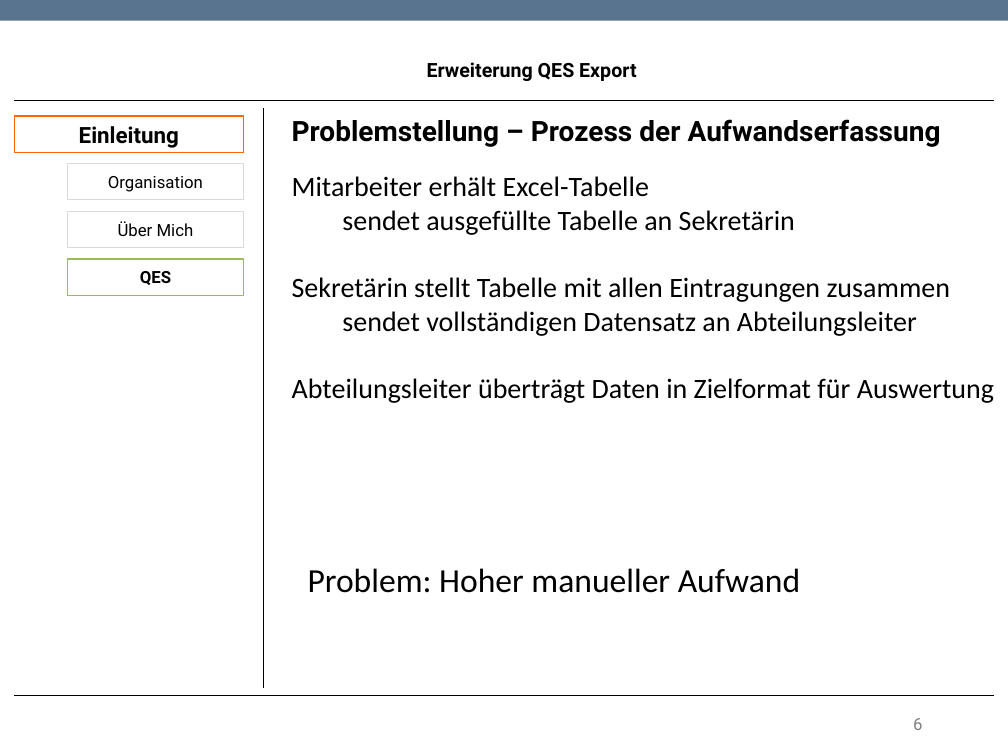
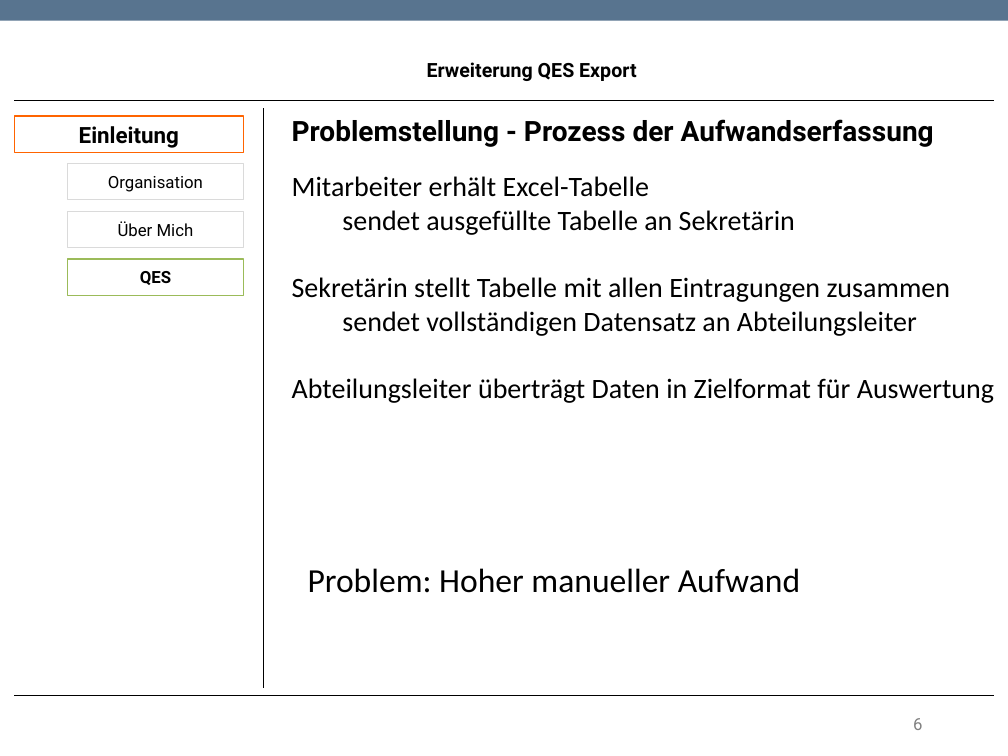
Before and after one commit to TwoHorus/dbExelExportLaravel, a slide deck: slide 6 of DOC/Fachgespraech.pptx. Drawn at 1008x756 pixels with LibreOffice and Linux fonts; fonts in the diff are those of the drawing; background and template pictures are left out. Boxes give left, top, right and bottom in pixels: in the first picture for what was removed or moved away, otherwise in the second. Text is boxed around its words. In the diff, an @@ line names an element or a change of style, - is before the commit and + after.

```diff
--- a/DOC/Fachgespraech.pptx
+++ b/DOC/Fachgespraech.pptx
@@ text at (x1=292, y1=119, x2=934, y2=147): text changed @@
-Problemstellung – Prozess der Aufwandserfassung
+Problemstellung - Prozess der Aufwandserfassung
```
Also in this commit, not shown: 13 other slides changed.
